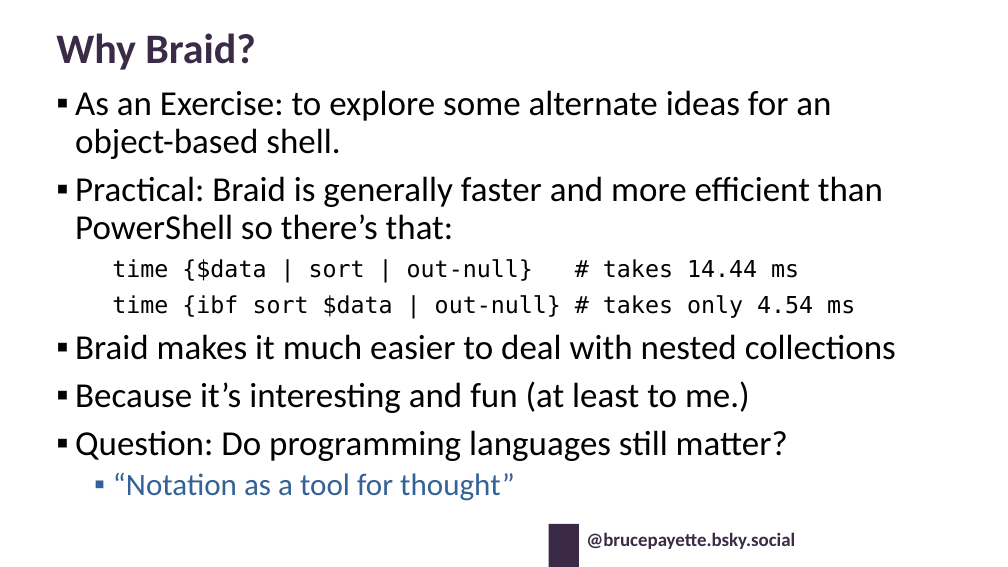
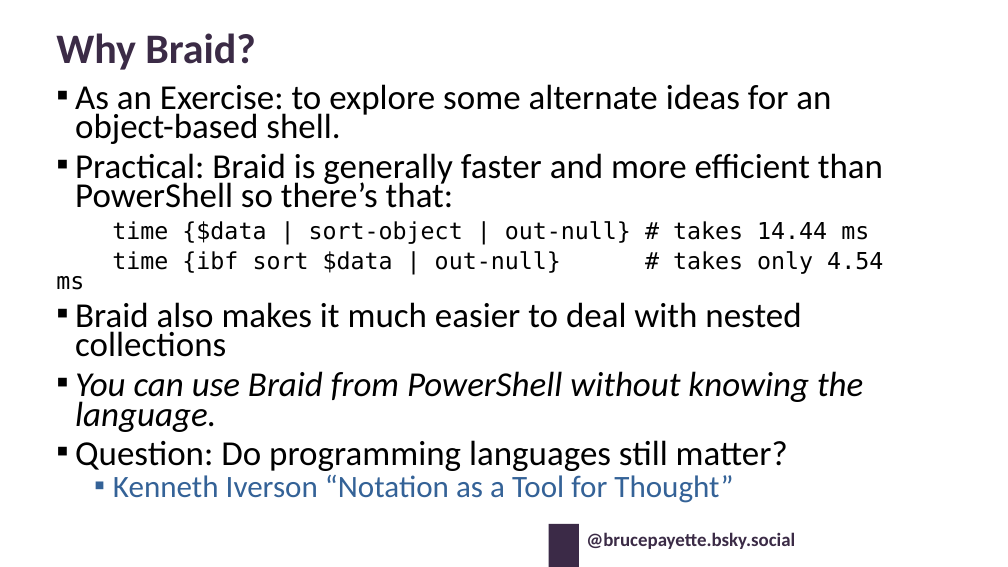
Before and after one commit to BrucePay/BraidLang, a slide deck: slide 10 of PSCONF26_Payette_Leveraging_Braid.pptx. Drawn at 1008x567 pixels with LibreOffice and Linux fonts; fonts in the diff are those of the drawing; background and template pictures are left out. Boxes give left, top, right and bottom in pixels: in the first picture for what was removed or moved away, otherwise in the second. Text is boxed around its words. In the diff, an @@ line names an element or a change of style, - is before the commit and + after.

```diff
--- a/PSCONF26_Payette_Leveraging_Braid.pptx
+++ b/PSCONF26_Payette_Leveraging_Braid.pptx
@@ text at (75,84,883,471): line spacing 0.9 to 0.7 @@
@@ text at (112,221,869,244): text changed @@
-time {$data | sort | out-null} # takes 14.44 ms
+time {$data | sort-object | out-null} # takes 14.44 ms
@@ text at (75,302,863,432): text changed; italic on @@
-▪ Braid makes it much easier to deal with nested collections
-▪ Because it’s interesting and fun (at least to me.)
+▪ Braid also makes it much easier to deal with nested collections
+▪ You can use Braid from PowerShell without knowing the language.
@@ text at (113,475,733,503): text changed @@
-  ▪ “Notation as a tool for thought”
+  ▪ Kenneth Iverson “Notation as a Tool for Thought”
```
Also in this commit, not shown: 1 other slide changed, 1 slide added, 2 other files.
